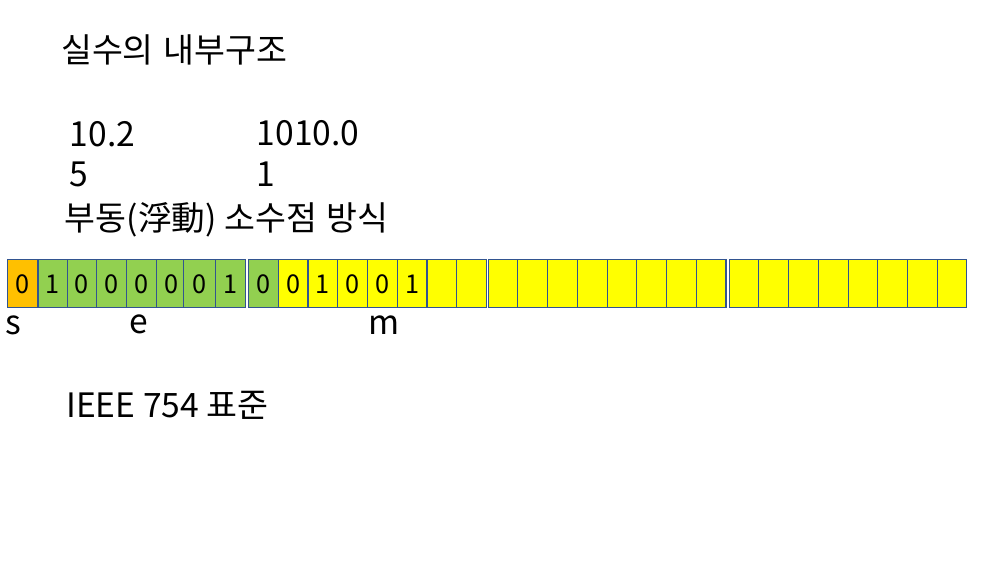
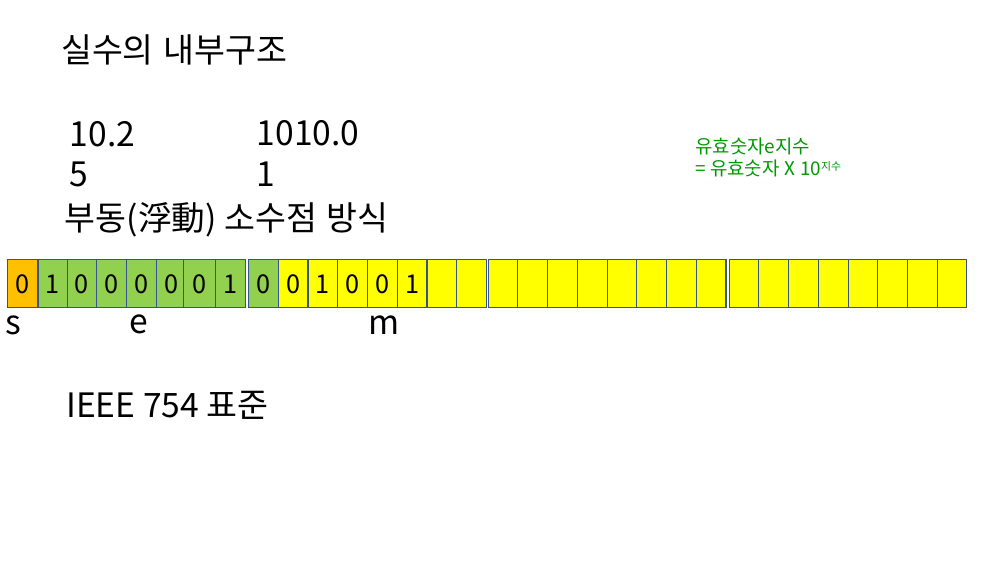
Before and after one commit to kjungmo/2020SBA_pythonAlgorithm, a slide deck: slide 5 of 파이썬.pptx. Drawn at 1008x567 pixels with LibreOffice and Linux fonts; fonts in the diff are those of the drawing. Boxes give left, top, right and bottom in pixels: in the first picture for what was removed or moved away, otherwise in the second. Text is boxed around its words. In the diff, an @@ line names an element or a change of style, - is before the commit and + after.

```diff
--- a/파이썬.pptx
+++ b/파이썬.pptx
@@ text added at (695, 137, 810, 177), 18 pt, text #009900 @@
+유효숫자e지수
+= 유효숫자 X 10지수
```
Also in this commit, not shown: 14 other slides changed.
